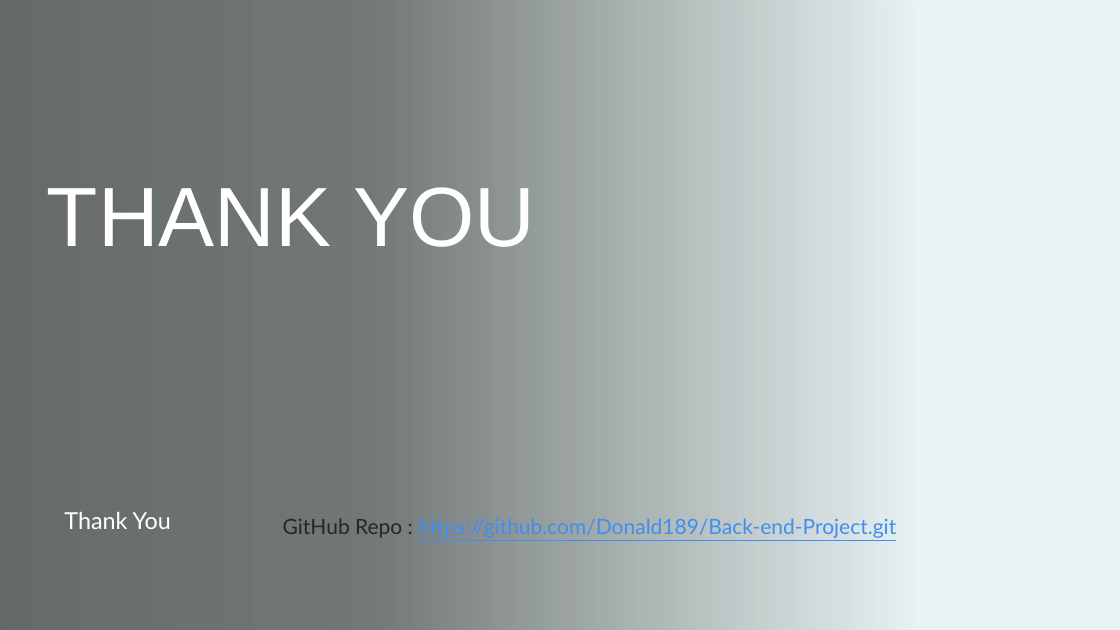
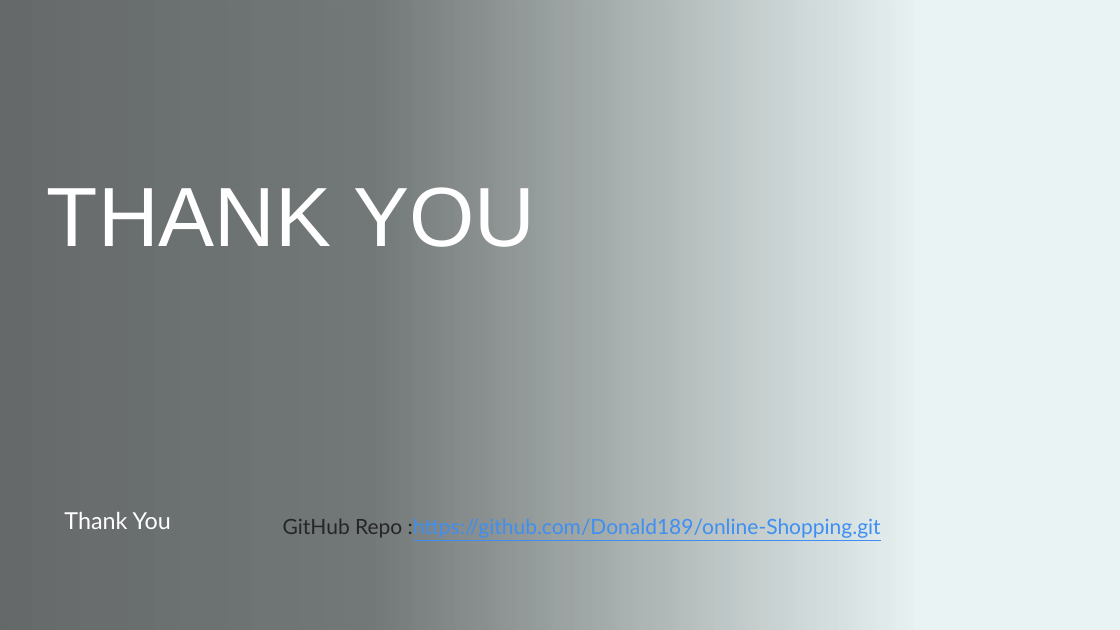
Before and after one commit to Donald189/online-Shopping, a slide deck: slide 11 of Online Shopping Cart.pptx (slide 9 before the commit). Drawn at 1120x630 pixels with LibreOffice and Linux fonts; fonts in the diff are those of the drawing; background and template pictures are left out. Boxes give left, top, right and bottom in pixels: in the first picture for what was removed or moved away, otherwise in the second. Text is boxed around its words. In the diff, an @@ line names an element or a change of style, - is before the commit and + after.

```diff
--- a/Online Shopping Cart.pptx
+++ b/Online Shopping Cart.pptx
@@ text at [283,516,881,539]: text changed @@
-GitHub Repo : https://github.com/Donald189/Back-end-Project.git
+GitHub Repo :https://github.com/Donald189/online-Shopping.git
```
Also in this commit, not shown: 2 other slides changed, 2 slides added, 30 other files.
